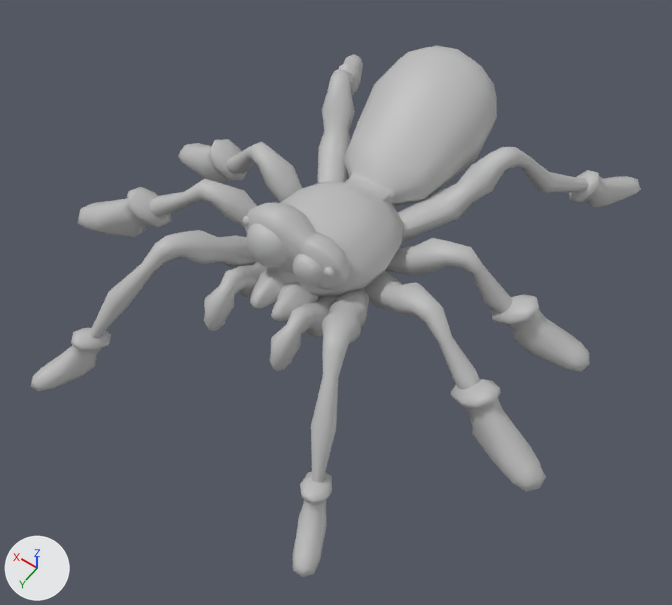
The FBX model Prototype3/Assets/Art/Character/rig_Eugene.fbx as it was, and as the next commit left it.
Rendered twice from a 50 mm lens placed at (-0.0594, 0.083, 0.1256), pointed at (-0.0056, 0.0077, 0.0072). The axes (+X, +Y, +Z) are drawn at lower left. The lights are the same throughout. Where no turn or scale is listed for an object, it has been applied to the vertices.

Objects in the first picture: 'geo_legsAndBoots2'.
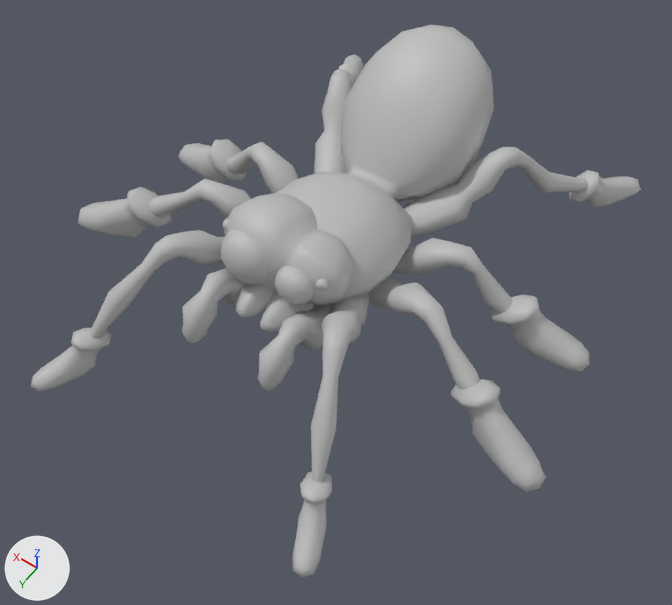
Pixel boxes [x1, y1, x2, y2] of what changed, in the pictures (672 x 605 px; the box of a moved part takes in the faces that stretch with it):
'geo_legsAndBoots2', reshaped
    before: [31, 46, 641, 578]
    after: [31, 24, 641, 578]
part 1 of me_mesh, moved or reshaped
    before: [243, 216, 249, 227]
    after: [223, 218, 228, 231]
part 2 of me_mesh, moved or reshaped
    before: [246, 223, 287, 268]
    after: [221, 229, 268, 284]
part 3 of me_mesh, moved or reshaped
    before: [271, 282, 319, 321]
    after: [260, 290, 315, 332]
part 4 of me_mesh, moved or reshaped
    before: [250, 268, 286, 309]
    after: [235, 283, 274, 318]
part 5 of me_mesh, moved or reshaped
    before: [270, 296, 339, 371]
    after: [258, 303, 333, 391]
part 6 of me_mesh, moved or reshaped
    before: [204, 262, 268, 331]
    after: [182, 268, 246, 343]
part 7 of me_mesh, moved or reshaped
    before: [293, 254, 323, 285]
    after: [275, 266, 313, 305]
part 8 of me_mesh, moved or reshaped
    before: [324, 267, 335, 278]
    after: [316, 279, 329, 291]
part 9 of me_mesh, rebuilt
    before: [268, 46, 497, 296]
    after: [274, 24, 494, 300]
part 10 of me_mesh, rebuilt (23% wider, 27% taller)
    before: [245, 203, 350, 291]
    after: [224, 193, 353, 305]
part 11 of me_mesh, built on
    before: [318, 129, 472, 241]
    after: [314, 129, 472, 237]

Diff of the bpy script that builds the scene:
```diff
--- a/Prototype3/Assets/Art/Character/rig_Eugene.fbx.py
+++ b/Prototype3/Assets/Art/Character/rig_Eugene.fbx.py
@@ me_mesh @@
 # used by ob_geo_legsandboots2; location = (0.0, 0.0, 0.0)
-me_mesh.from_pydata(...)  # 3308 vertices, 3308 faces; spans x -0.0472..0.0472, y -0.0527..0.0455, z -0.0004..0.0282
+me_mesh.from_pydata(...)  # 3356 vertices, 3356 faces; spans x -0.0472..0.0472, y -0.0527..0.0455, z -0.0004..0.0342
+# me_mesh part 1: the loose piece of 98 vertices spanning x 0.0077..0.0094, y 0.0104..0.0118, z 0.0196..0.0214 is turned -50.1 degrees about the z axis through its middle and scaled by 1.14, then moved by (0.0012, 0.0031, 0.0012)
+# me_mesh part 2: the loose piece of 98 vertices spanning x -0.0001..0.0079, y 0.0083..0.0148, z 0.0149..0.0229 is scaled about its middle by 1.14, then moved by (0.0005, 0.0044, 0.0009)
+# me_mesh part 3: the loose piece of 98 vertices spanning x -0.0051..0.0014, y 0.0086..0.019, z 0.0107..0.0148 is scaled about its middle by 1.14, then moved by (-0.0003, 0.0022, 0.0008)
+# me_mesh part 4: the loose piece of 98 vertices spanning x -0.0014..0.0051, y 0.0086..0.019, z 0.0107..0.0148 is scaled about its middle by 1.14, then moved by (0.0003, 0.0022, 0.0008)
+# me_mesh part 5: the loose piece of 186 vertices spanning x -0.0092..-0.0037, y 0.0065..0.0248, z 0.0064..0.0166 is scaled about its middle by 1.14, then moved by (-0.0009, 0.0025, 0.0007)
+# me_mesh part 6: the loose piece of 186 vertices spanning x 0.0037..0.0092, y 0.0065..0.0248, z 0.0064..0.0166 is scaled about its middle by 1.14, then moved by (0.0009, 0.0025, 0.0007)
+# me_mesh part 7: the loose piece of 98 vertices spanning x -0.0063..-0.0008, y 0.0093..0.0138, z 0.0154..0.0209 is scaled about its middle by 1.14, then moved by (-0.0005, 0.0044, 0.0008)
+# me_mesh part 8: the loose piece of 98 vertices spanning x -0.008..-0.0063, y 0.0109..0.0123, z 0.0188..0.0205 is turned 35.9 degrees about the z axis through its middle and scaled by 1.14, then moved by (-0.001, 0.0032, 0.0011)
+# me_mesh part 9: the loose piece of 202 vertices spanning x -0.0112..0.0112, y -0.0392..0.0133, z 0.0081..0.0282 is rebuilt with 202 vertices and now spans x -0.0127..0.0127, y -0.0362..0.0154, z 0.0083..0.0342
+# me_mesh part 10: the loose piece of 130 vertices spanning x -0.0093..0.0102, y 0.0049..0.0129, z 0.0121..0.0245 is rebuilt with 146 vertices and now spans x -0.0107..0.0116, y 0.0034..0.0175, z 0.0121..0.0262
+# me_mesh part 11
+# 48 faces are deleted
+# 82 vertices move from x -0.0142..0.0142, y -0.0182..-0.0046, z 0.0099..0.0151 to x -0.0154..0.0154, y -0.0195..-0.0053, z 0.0102..0.0157
+# 32 vertices are added at x -0.0116..0.0116, y -0.0139..-0.0054, z 0.0103..0.0141
+# 80 new faces join them
 me_mesh.materials.append(mat_lambert1)
```
